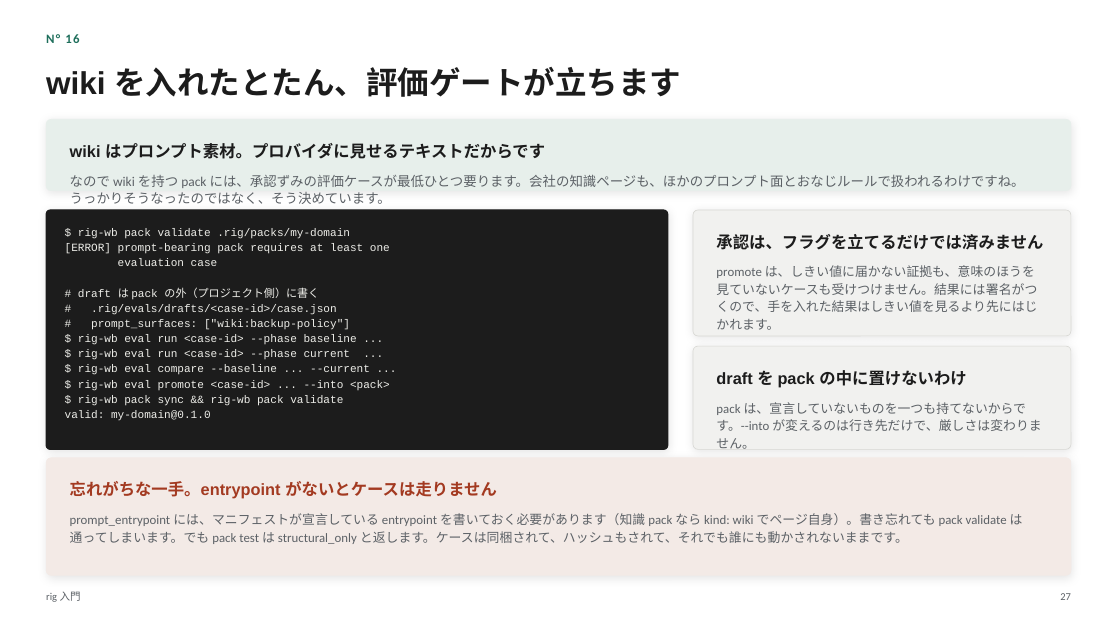
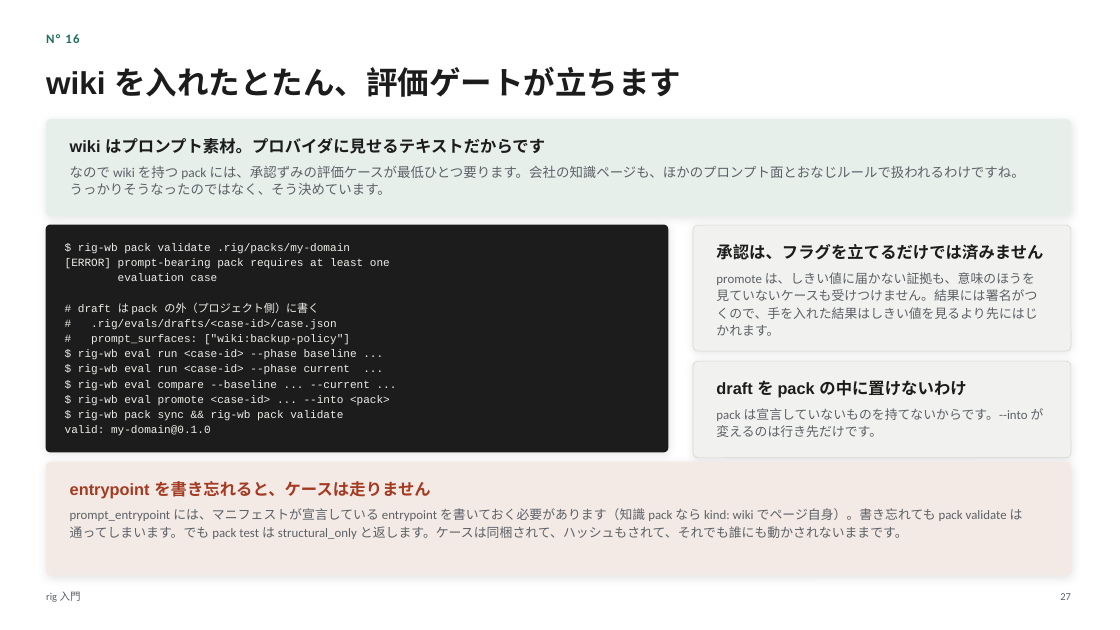
Before and after one commit to itoh-shun/rig, a slide deck: slide 27 of docs/onboarding/rig-intro.ja.pptx. Drawn at 1120x630 pixels with LibreOffice and Linux fonts; fonts in the diff are those of the drawing. Boxes give left, top, right and bottom in pixels: in the first picture for what was removed or moved away, otherwise in the second. Text is boxed around its words. In the diff, an @@ line names an element or a change of style, - is before the commit and + after.

```diff
--- a/docs/onboarding/rig-intro.ja.pptx
+++ b/docs/onboarding/rig-intro.ja.pptx
@@ proportions changed in 4 elements at (46,462,1071,576), (46,225,668,452), (693,361,1071,458), (46,119,1071,216) @@
@@ rounded rectangle: place and size @@
-rounded rectangle at (46,119,1071,191)
+rounded rectangle at (46,119,1071,216)
@@ text "wiki はプロンプト素材。プロバイダに見せるテキストだからです": place and size @@
-text "wiki はプロンプト素材。プロバイダに見せるテキストだからです" at (70,143,545,159)
+text "wiki はプロンプト素材。プロバイダに見せるテキストだからです" at (70,138,545,154)
@@ text "なので wiki を持つ pack には、承認ずみの評価ケースが最低ひとつ要ります。会社の知識ページも、ほかのプロンプト ...": place and size @@
-text "なので wiki を持つ pack には、承認ずみの評価ケースが最低ひとつ要ります。会社の知識ページも、ほかのプロンプト ..." at (70,175,1025,204)
+text "なので wiki を持つ pack には、承認ずみの評価ケースが最低ひとつ要ります。会社の知識ページも、ほかのプロンプト ..." at (70,166,1025,195)
@@ rounded rectangle: place and size @@
-rounded rectangle at (46,210,668,450)
+rounded rectangle at (46,225,668,452)
@@ text "$ rig-wb pack validate .rig/packs/my-domain": place and size @@
-text "$ rig-wb pack validate .rig/packs/my-domain" at (65,228,390,421)
+text "$ rig-wb pack validate .rig/packs/my-domain" at (65,243,390,436)
@@ rounded rectangle: place and size @@
-rounded rectangle at (693,210,1071,336)
+rounded rectangle at (693,225,1071,351)
@@ text "承認は、フラグを立てるだけでは済みません": place and size @@
-text "承認は、フラグを立てるだけでは済みません" at (716,234,1043,250)
+text "承認は、フラグを立てるだけでは済みません" at (716,244,1043,260)
@@ text "promote は、しきい値に届かない証拠も、意味のほうを見ていないケースも受けつけません。結果には署名がつくので、手を ...": place and size @@
-text "promote は、しきい値に届かない証拠も、意味のほうを見ていないケースも受けつけません。結果には署名がつくので、手を ..." at (716,265,1037,330)
+text "promote は、しきい値に届かない証拠も、意味のほうを見ていないケースも受けつけません。結果には署名がつくので、手を ..." at (716,272,1037,336)
@@ rounded rectangle: place and size @@
-rounded rectangle at (693,346,1071,450)
+rounded rectangle at (693,361,1071,458)
@@ text "draft を pack の中に置けないわけ": place and size @@
-text "draft を pack の中に置けないわけ" at (716,370,966,387)
+text "draft を pack の中に置けないわけ" at (716,380,966,398)
@@ text at (716,408,1044,437): text changed @@
-pack は、宣言していないものを一つも持てないからです。--into が変えるのは行き先だけで、厳しさは変わりません。
+pack は宣言していないものを持てないからです。--into が変えるのは行き先だけです。
@@ rounded rectangle: place and size @@
-rounded rectangle at (46,458,1071,576)
+rounded rectangle at (46,462,1071,576)
@@ text "prompt_entrypoint には、マニフェストが宣言している entrypoint を書いておく必要があります（ ...": place and size @@
-text "prompt_entrypoint には、マニフェストが宣言している entrypoint を書いておく必要があります（ ..." at (70,513,1023,544)
+text "prompt_entrypoint には、マニフェストが宣言している entrypoint を書いておく必要があります（ ..." at (70,508,1023,539)
@@ text at (70,481,430,499): text changed @@
-忘れがちな一手。entrypoint がないとケースは走りません
+entrypoint を書き忘れると、ケースは走りません
```
Also in this commit, not shown: 27 other slides changed, 6 other files.
